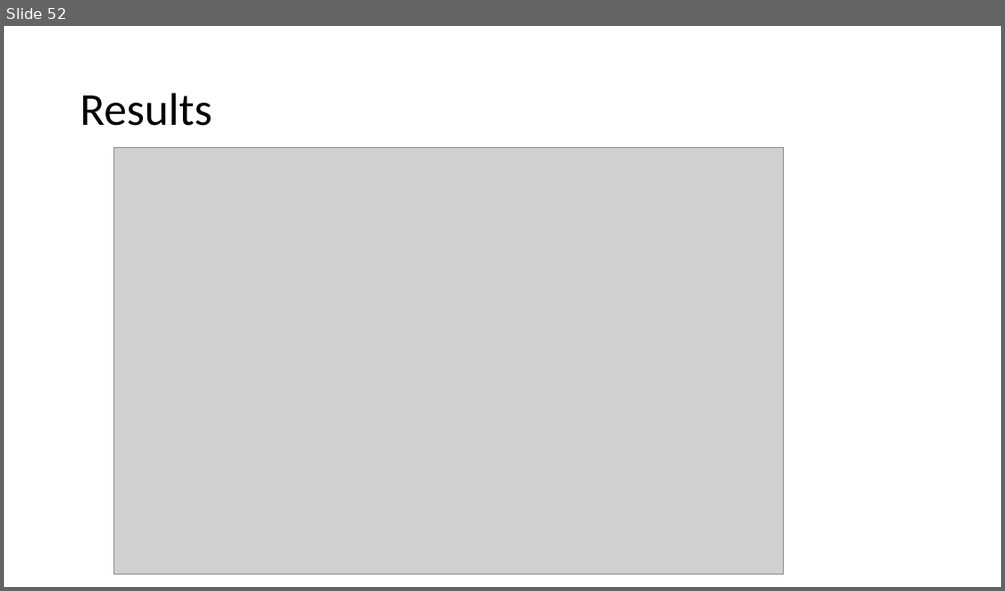
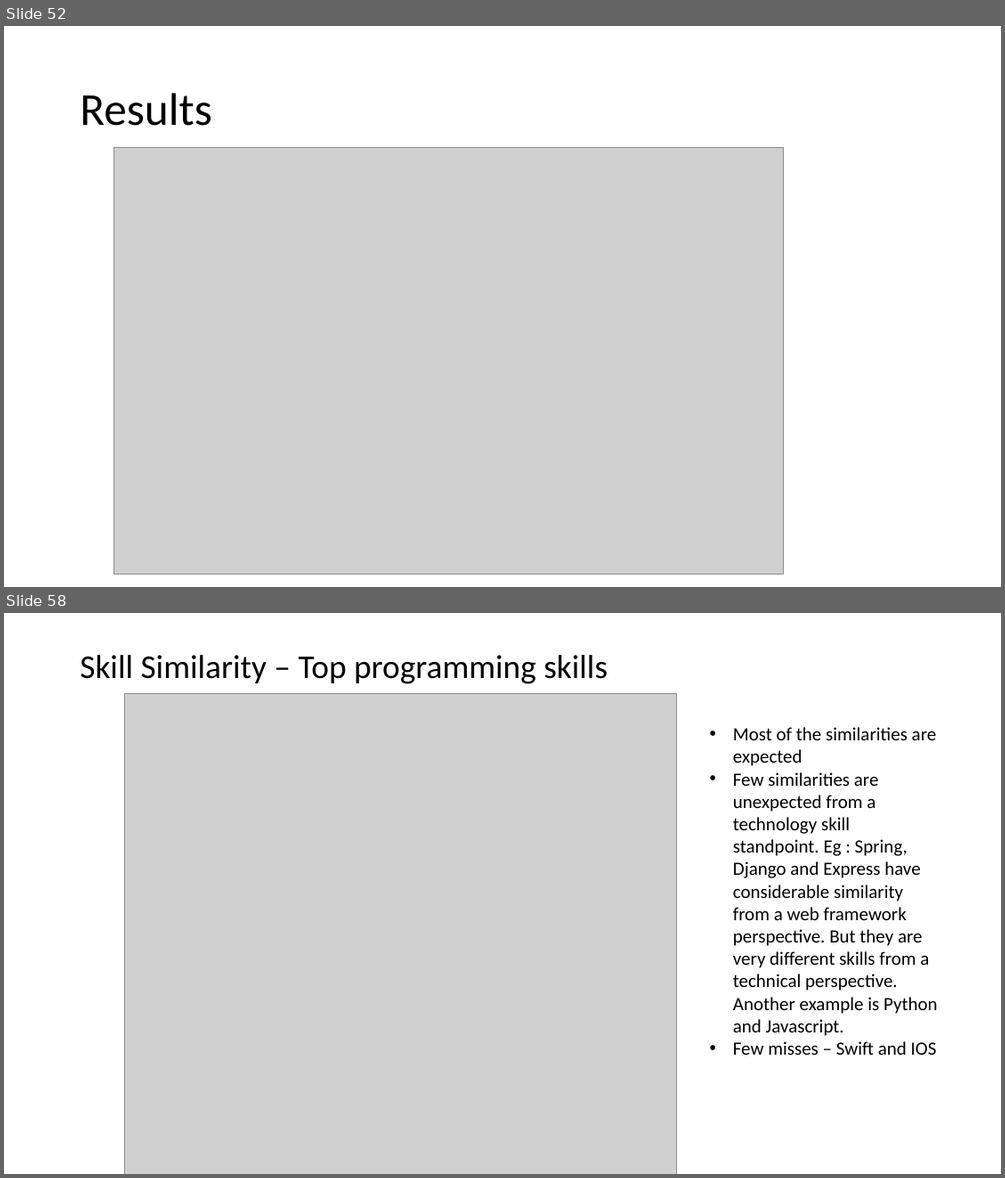
Before and after one commit to yeshbash/CS297, a slide deck: CS297-2.pptx. Shown one above the other, each under a label of ours: slide 52 before the commit, slides 52 and 58 after it; the slides between them are not shown. The pictures are 1005x591 and 1005x1178 pixels, drawn with LibreOffice and Linux fonts; fonts in the diff are those of the drawing; grey boxes stand for pictures. Boxes give left, top, right and bottom in pixels: in the first picture for what was removed or moved away, otherwise in the second. Text is boxed around its words. In the diff, an @@ line names an element or a change of style, - is before the commit and + after.

Commit message:
Restructuring Similarity and Pairwise Plotting

```diff
--- a/CS297-2.pptx
+++ b/CS297-2.pptx
@@ slide 58 added at bbox=[4, 613, 1001, 1174], background #FFFFFF @@
@@ title added at bbox=[80, 655, 607, 684], 32 pt, text #000000 @@
+Skill Similarity – Top programming skills
@@ picture added at bbox=[125, 693, 677, 1174] @@
@@ text added at bbox=[733, 727, 938, 1054], 18 pt, text #000000 @@
+• Most of the similarities are expected
+• Few similarities are unexpected from a technology skill standpoint. Eg : Spring, Django and Express have considerable similarity from a web framework perspective. But they are very different skills from a technical perspective. Another example is Python and Javascript.
+• Few misses – Swift and IOS
```
Also in this commit, not shown: 7 other slides added, 8 other files.
